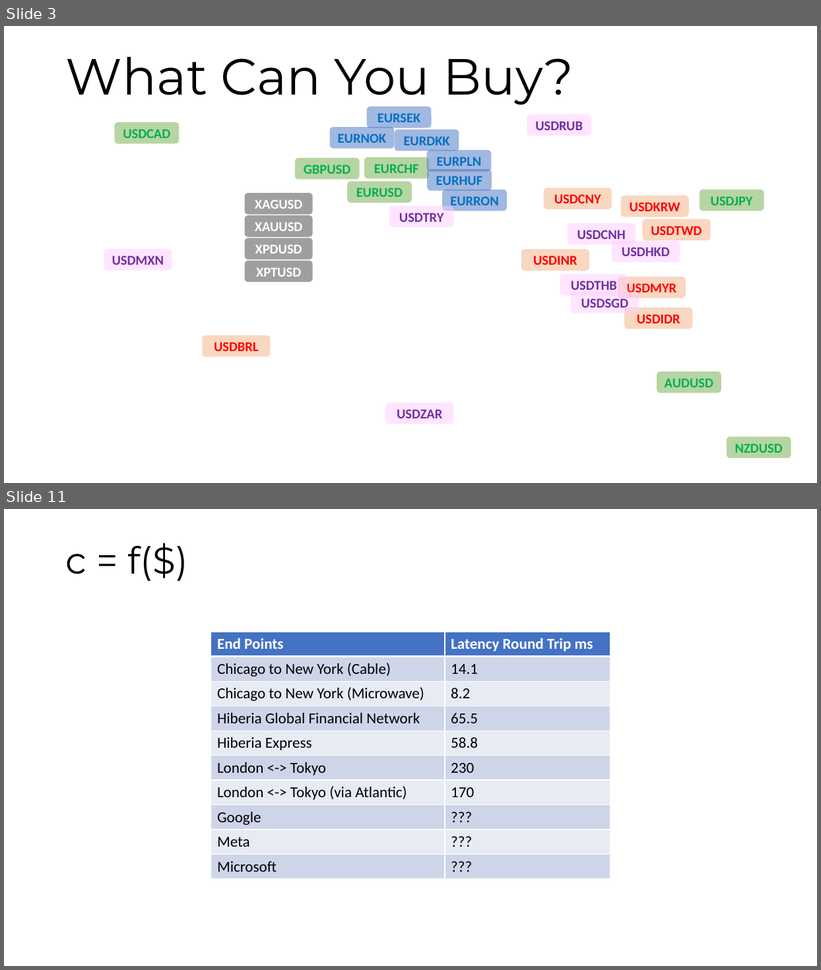
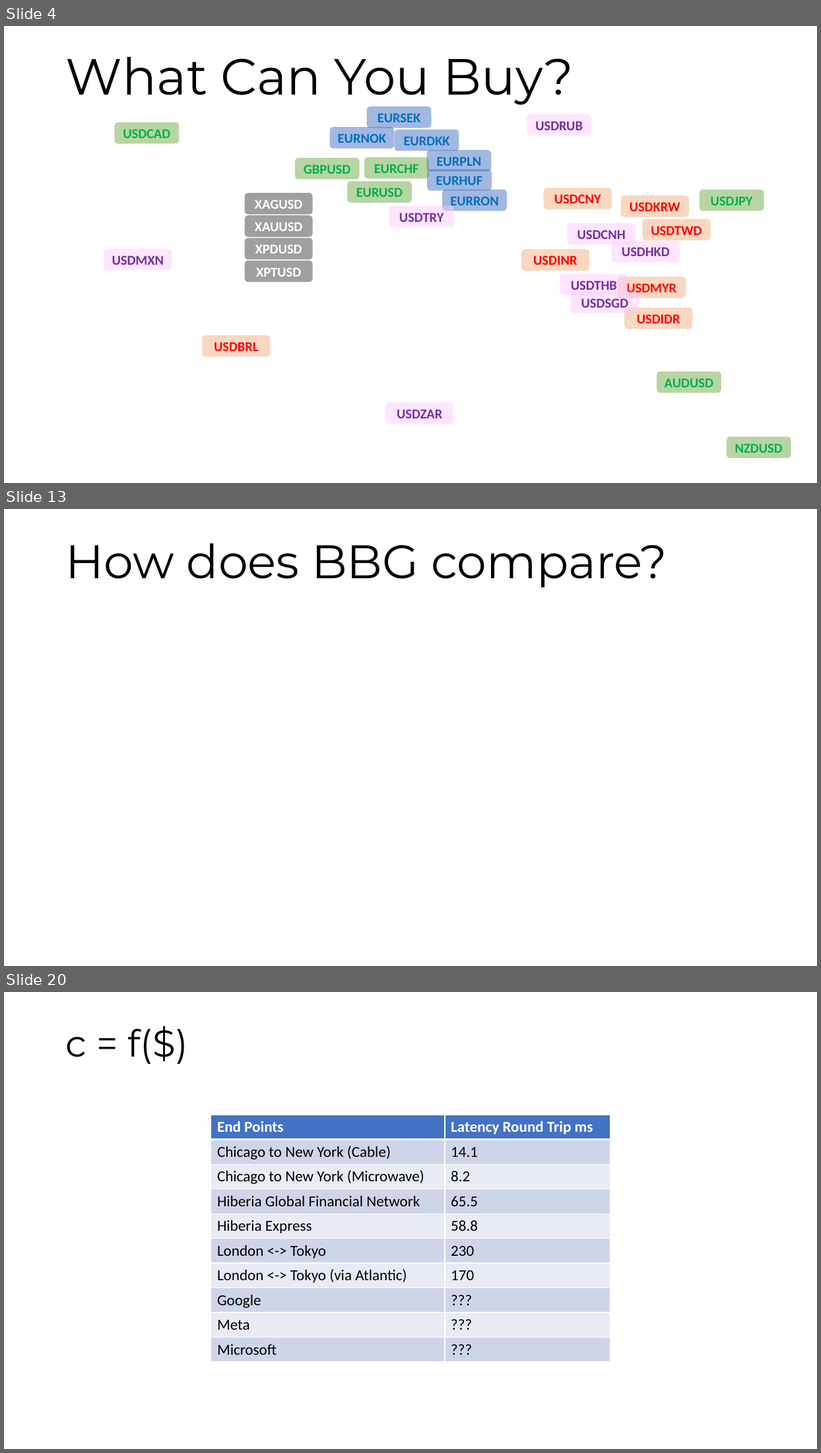
Before and after one commit to maatt4code/PicsAndStuff, a slide deck: Presentation/FXMM.pptx. Shown one above the other, each under a label of ours: slides 3 and 11 before the commit, slides 4, 13 and 20 after it; the slides between them are not shown. The pictures are 821x970 and 821x1453 pixels, drawn with LibreOffice and Linux fonts; fonts in the diff are those of the drawing; background and template pictures are left out. Boxes give left, top, right and bottom in pixels: in the first picture for what was removed or moved away, otherwise in the second. Text is boxed around its words. In the diff, an @@ line names an element or a change of style, - is before the commit and + after.

```diff
--- a/Presentation/FXMM.pptx
+++ b/Presentation/FXMM.pptx
@@ slide 13 added at [4, 509, 817, 966], background picture (left out) @@
@@ text added at [66, 543, 667, 588], 55.5 pt, text #000000 @@
+How does BBG compare?
@@ what was slide 3 is now slide 4 @@
@@ what was slide 11 is now slide 20 @@
```
Also in this commit, not shown: 5 slides changed, 13 other slides added, 3 slides removed, 12 other files.
